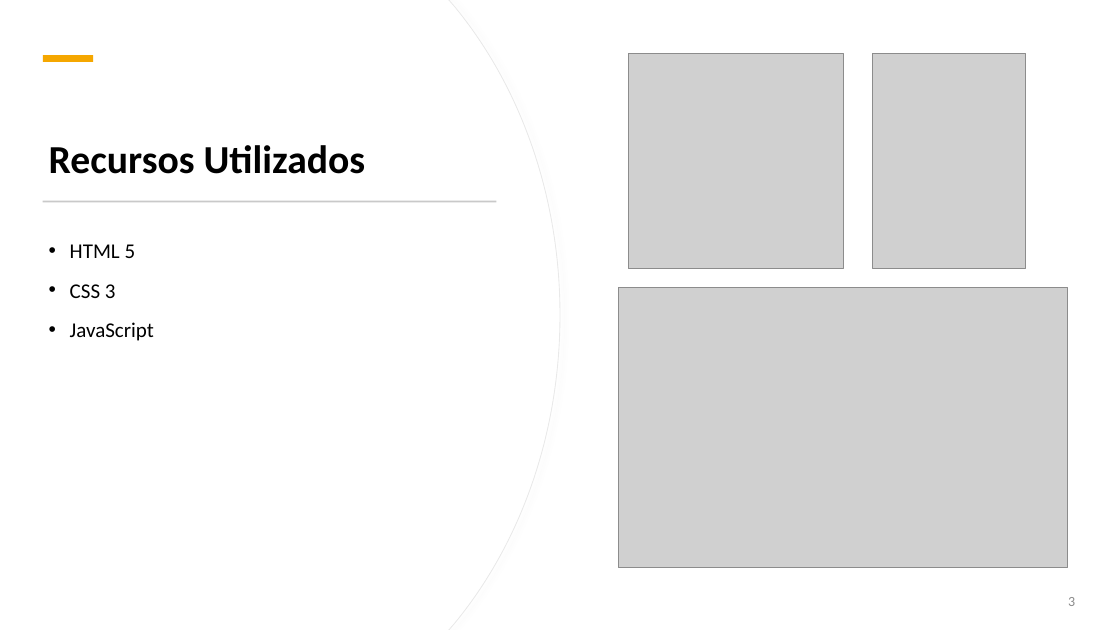
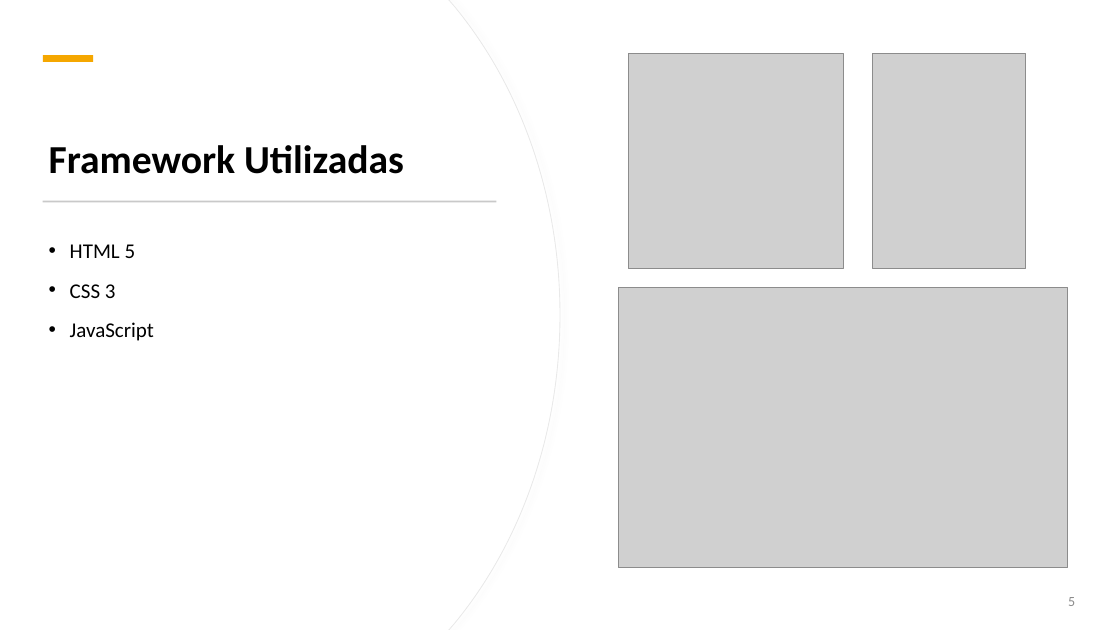
Before and after one commit to Gongas1331/FitLink, a slide deck: slide 5 of apresentações/Apresentação3.pptx (slide 3 before the commit). Drawn at 1120x630 pixels with LibreOffice and Linux fonts; fonts in the diff are those of the drawing; grey boxes stand for pictures. Boxes give left, top, right and bottom in pixels: in the first picture for what was removed or moved away, otherwise in the second. Text is boxed around its words. In the diff, an @@ line names an element or a change of style, - is before the commit and + after.

Commit message:
Apresentação Update

```diff
--- a/apresentações/Apresentação3.pptx
+++ b/apresentações/Apresentação3.pptx
@@ title at box(49, 145, 404, 174): text changed @@
-Recursos Utilizados
+Framework Utilizadas
@@ page number at box(1068, 597, 1075, 606): text changed @@
-3
+5
```
Also in this commit, not shown: 1 other slide changed, 3 slides added, 1 slide removed, 3 other files.
